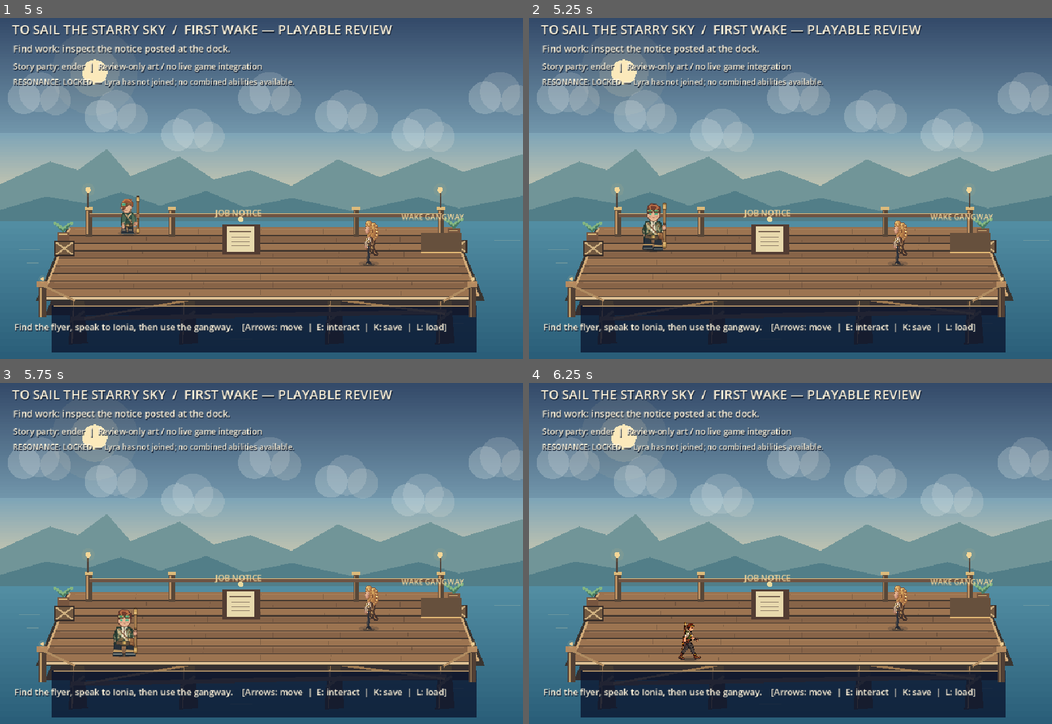
Above: before the commit, frames 1-4 (two rows, left to right).
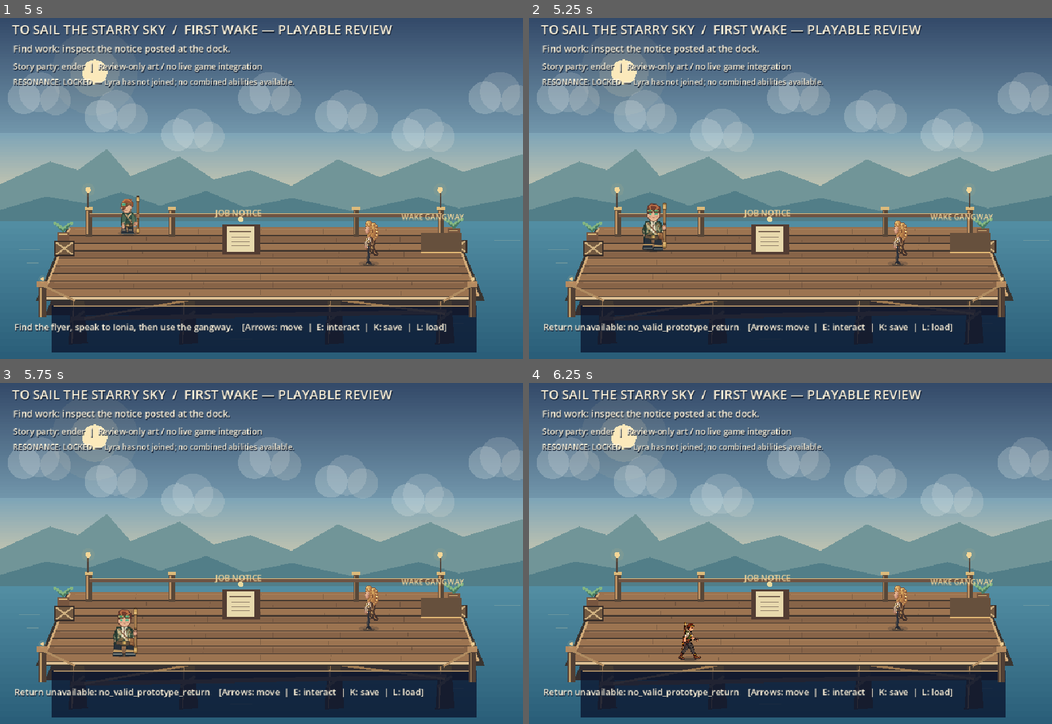
Above: after the commit, the same moments.

Repository: ndrorchestration/ToSailaStarrySky-jrpg
Game: Godot game, scene res://scenes/first_wake_job_preview.tscn
The game is run twice, just before and just after one commit, with the same random seed, the same clock (stepped at 60 frames per second) and the same inputs. This scene is started directly instead of the project's main scene.
Inputs:
- Up to frame 1 (5 s): tap Enter at 0.5 s; hold Right (ui_right) 0.53-1.28 s; tap 1 (aetherwake_ch1_choice_a) at 0.6 s; hold Down (ui_down) 1.28-2.03 s; tap 2 (aetherwake_ch1_choice_b) at 1.35 s; tap Space at 2 s; hold Right (ui_right) 2.03-2.78 s; tap 3 (aetherwake_ch1_choice_c) at 2.1 s; hold Up (ui_up) 2.78-3.53 s; tap 4 (aetherwake_ch1_combat_rest) at 2.85 s; hold Left (ui_left) from 3.53 s (still down); tap C (aetherwake_ch1_formula_review) at 3.6 s; tap E (aetherwake_ch1_interact) at 4.35 s
- Up to frame 2 (5.25 s): release Left (ui_left) at 5.03 s; hold Down (ui_down) from 5.03 s (still down); tap F8 (tstss_first_wake_prototype_route) at 5.1 s
- Up to frame 3 (5.75 s): keep holding Down (ui_down)
- Up to frame 4 (6.25 s): release Down (ui_down) at 5.78 s; hold Right (ui_right) from 5.78 s (still down); tap R at 5.85 s

Frame 1 is identical in both runs. In frame 2, 1.1% of the frame differs, in the area x 3-86%, y 89-93%; in frame 3, 1.1%; in frame 4, 1.1%.

Commit message:
feat(godot): let isolated revised-opening scene return via F8 to preserved v1 startup state

Diff:
--- a/godot/scripts/first_wake_job_preview.gd
+++ b/godot/scripts/first_wake_job_preview.gd
@@ -7,6 +7,7 @@
 const Opening = preload("res://scripts/first_wake_revised_opening_contract.gd")
 const RevisedCodec = preload("res://scripts/first_wake_revised_checkpoint_codec.gd")
 const SaveStore = preload("res://scripts/first_wake_chapter1_save_store.gd")
+const PrototypeRoute = preload("res://scripts/first_wake_prototype_route.gd")
 const ResonanceRoster = preload("res://scripts/first_wake_resonance_roster_gate.gd")
 const Actor = preload("res://scripts/pilot_actor.gd")
 const Dock = preload("res://scripts/dock_depth_review.gd")
@@ -158,6 +159,15 @@
     draw_line(Vector2(96, 535), Vector2(872, 535), Color("#bfa075"), 2.0)
 
 func _unhandled_input(event: InputEvent) -> void:
+    if event.is_action_pressed(InputPolicy.PROTOTYPE_ROUTE):
+        if event is InputEventKey and event.echo:
+            return
+        var returned: Dictionary = PrototypeRoute.leave(self)
+        if not bool(returned.get("ok", false)):
+            last_message = "Return unavailable: " + str(returned.get("reason", "unknown"))
+            _sync_presentation()
+        get_viewport().set_input_as_handled()
+        return
     if event is InputEventKey and event.pressed and not event.echo:
         if event.keycode == KEY_K:
             var saved: Dictionary = save_revised_checkpoint()
@@ -380,6 +390,10 @@
     else:
         dialogue_speaker.visible = false
         dialogue_text.visible = false
-        hint.text = last_message + "    [Arrows: move  |  E: interact  |  K: save  |  L: load]"
+        hint.text = last_message + (
+            "    [E: interact  |  K: save  |  L: load  |  F8: return to Chapter I]"
+            if get_tree().has_meta(PrototypeRoute.REVIEW_RETURN_SNAPSHOT)
+            else "    [Arrows: move  |  E: interact  |  K: save  |  L: load]"
+        )
     hint.visible = not dialogue_open
     queue_redraw()
